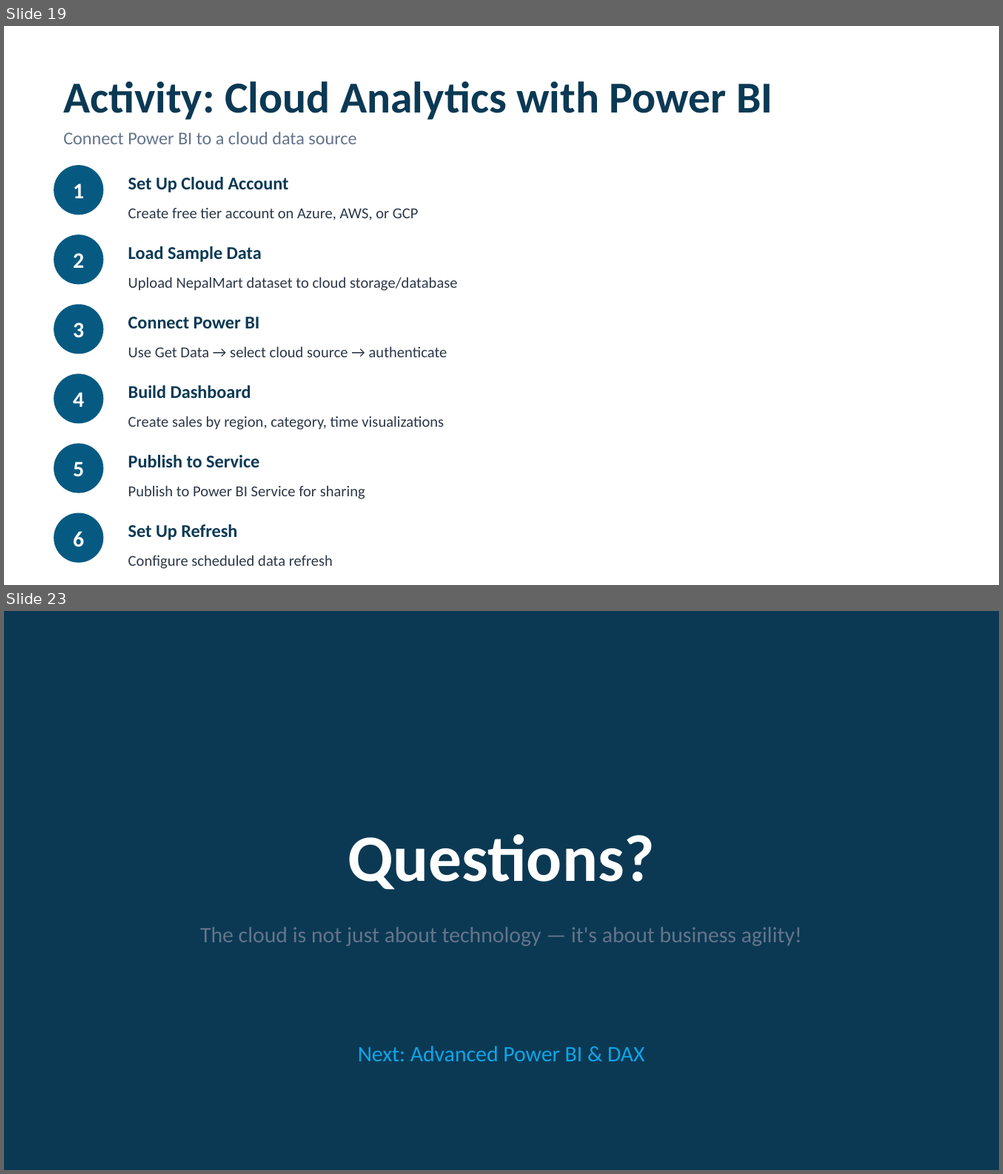
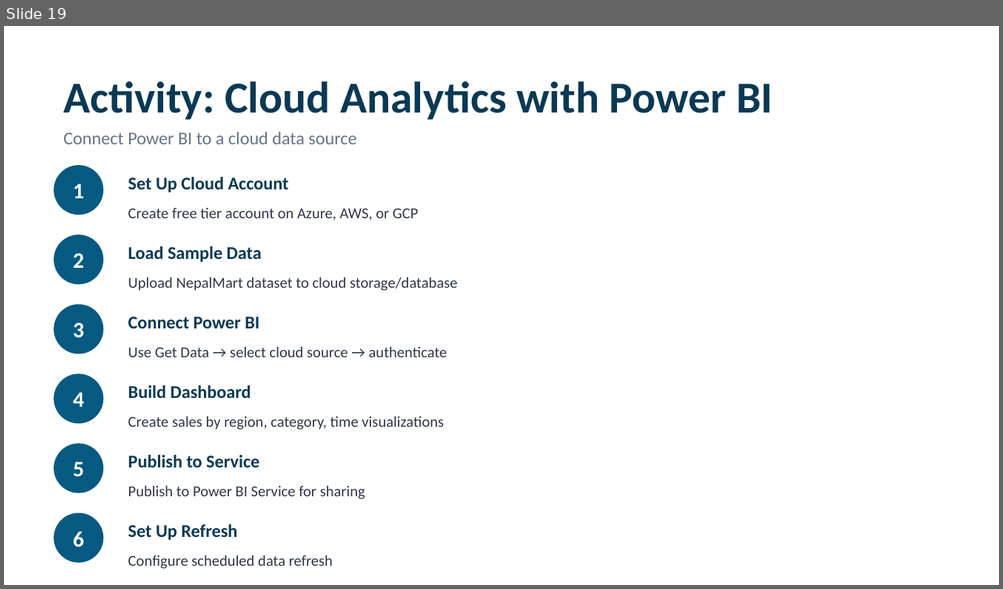
Before and after one commit to sauhar/Business-Data-Analytics, a slide deck: Slides/6_Cloud_Platforms_Modern_Data_Stack.pptx. Shown one above the other, each under a label of ours: slides 19 and 23 before the commit, slide 19 after it; the slides between them are not shown. The pictures are 1003x1174 and 1003x589 pixels, drawn with LibreOffice and Linux fonts; fonts in the diff are those of the drawing. Boxes give left, top, right and bottom in pixels: in the first picture for what was removed or moved away, otherwise in the second. Text is boxed around its words. In the diff, an @@ line names an element or a change of style, - is before the commit and + after.

```diff
--- a/Slides/6_Cloud_Platforms_Modern_Data_Stack.pptx
+++ b/Slides/6_Cloud_Platforms_Modern_Data_Stack.pptx
@@ slide 23 removed at (x1=4, y1=611, x2=999, y2=1170), background #0B3954 @@
@@ text removed at (x1=347, y1=834, x2=654, y2=890) @@
-Questions?
@@ text removed at (x1=200, y1=927, x2=802, y2=946) @@
-The cloud is not just about technology — it's about business agility!
@@ text removed at (x1=358, y1=1046, x2=645, y2=1062) @@
-Next: Advanced Power BI & DAX
```
Also in this commit, not shown: 3 slides changed, 1 other slide removed, 11 other files.
